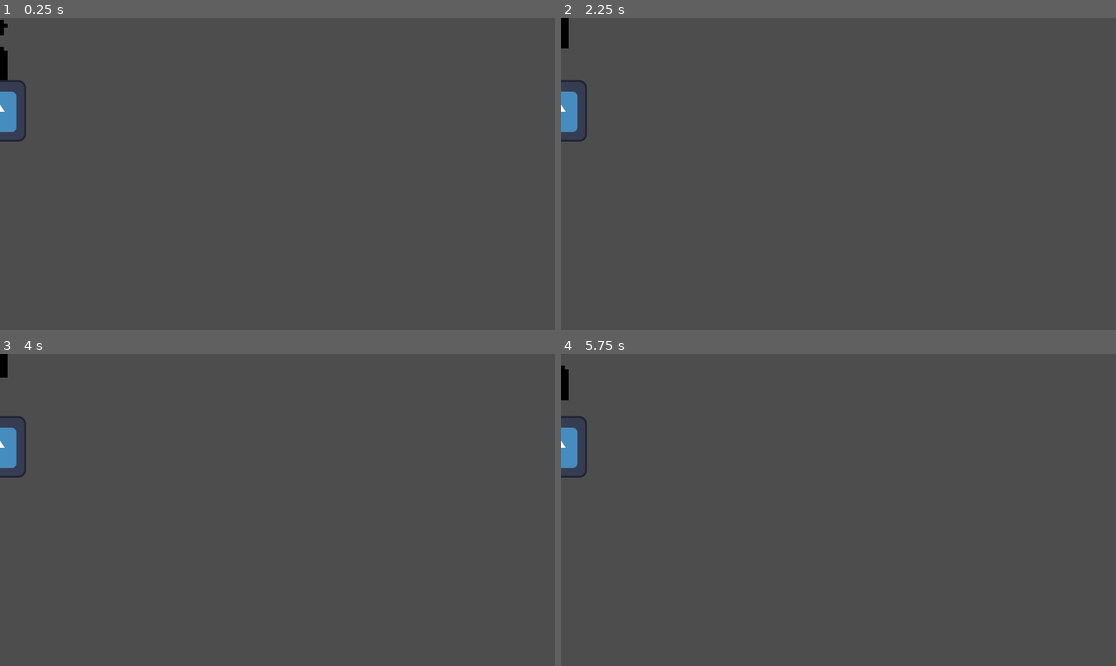
Above: before the commit, frames 1-4 (two rows, left to right).
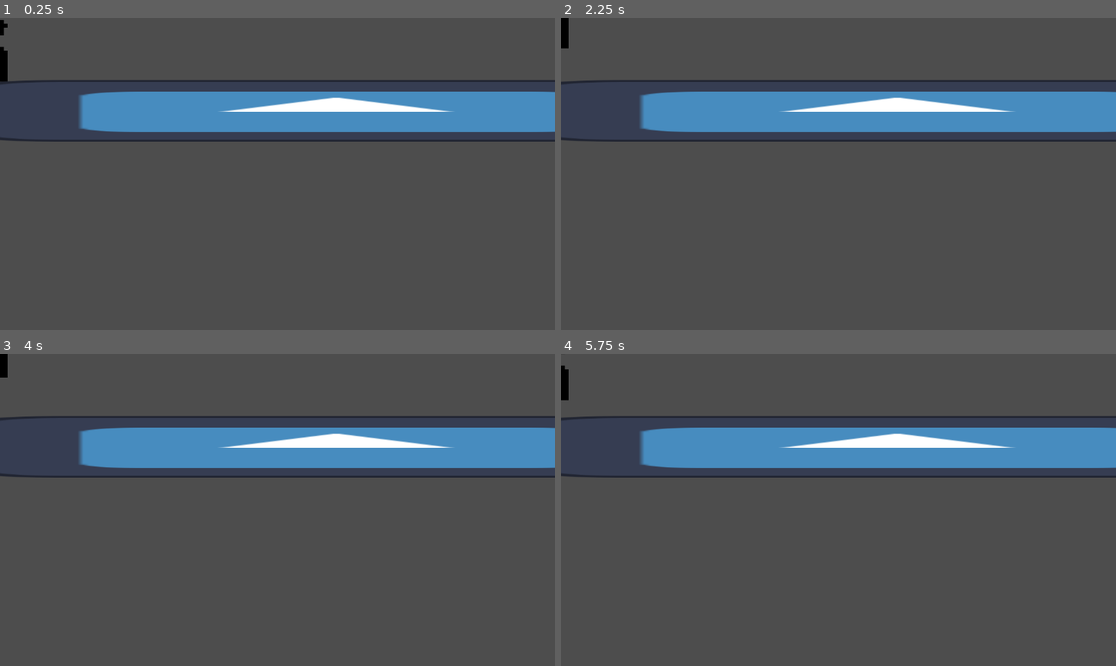
Above: after the commit, the same moments.

Repository: Oscar-Caldarelli/projet_weekend
Game: Godot game, scene res://Scenes/player/node_2d.tscn
Same seed, same stepped clock (60 frames per second), same inputs: the game is played once before the commit and once after it. The engine's default icon, where the game draws it, is replaced by a stand-in: a white triangle on a blue panel in a dark square.
Inputs:
- Up to frame 1 (0.25 s): no input
- Up to frame 2 (2.25 s): tap Enter at 0.5 s; tap Space at 2 s
- Up to frame 3 (4 s): tap Enter at 3.5 s
- Up to frame 4 (5.75 s): tap Space at 5 s

The runs differ from the first frame. In frame 1, 13% of the frame differs, in the area x 0-100%, y 19-40%; in frame 2, 13%; in frame 3, 13%; in frame 4, 13%.

Commit message:
player dash implementation

Diff:
--- a/Scenes/player/node_2d.tscn
+++ b/Scenes/player/node_2d.tscn
@@ -10,6 +10,9 @@
 
 const SPEED = 300.0
 const JUMP_VELOCITY = -400.0
+const DASH_SPEED = 900.0
+var dashing = false
+var canDash = true
 
 
 func _physics_process(delta: float) -> void:
@@ -20,23 +23,40 @@
 	# Handle jump.
 	if Input.is_action_just_pressed(\"ui_accept\") and is_on_floor():
 		velocity.y = JUMP_VELOCITY
-
+	if Input.is_action_just_pressed(\"dash\") and canDash :
+		dashing = true
+		canDash = false
+		$dashTimer.start()
+		$canDashTimer.start()
 	# Get the input direction and handle the movement/deceleration.
 	# As good practice, you should replace UI actions with custom gameplay actions.
 	var direction := Input.get_axis(\"left\", \"right\")
 	if direction:
-		velocity.x = direction * SPEED
+		if dashing:
+			velocity.x = direction * DASH_SPEED
+		else:
+			velocity.x = direction * SPEED
 	else:
 		velocity.x = move_toward(velocity.x, 0, SPEED)
 
 	move_and_slide()
+
+
+
+func _on_dash_timer_timeout() -> void:
+	dashing = false
+
+
+func _on_can_dash_timer_timeout() -> void:
+	canDash = true
+
 "
 
 [sub_resource type="RectangleShape2D" id="RectangleShape2D_1kwx4"]
 size = Vector2(90, 176)
 
 [sub_resource type="RectangleShape2D" id="RectangleShape2D_wffxq"]
-size = Vector2(133, 125)
+size = Vector2(1548, 125)
 
 [node name="Node2D" type="Node2D"]
 
@@ -50,12 +70,23 @@
 position = Vector2(-28, 39)
 shape = SubResource("RectangleShape2D_1kwx4")
 
+[node name="dashTimer" type="Timer" parent="CharacterBody2D"]
+wait_time = 0.2
+
+[node name="canDashTimer" type="Timer" parent="CharacterBody2D"]
+wait_time = 2.0
+
 [node name="StaticBody2D" type="StaticBody2D" parent="."]
 
 [node name="Sprite2D" type="Sprite2D" parent="StaticBody2D"]
-position = Vector2(-10, 193)
+position = Vector2(698, 193)
+scale = Vector2(12.0625, 1)
 texture = ExtResource("2_h76iv")
 
 [node name="CollisionShape2D" type="CollisionShape2D" parent="StaticBody2D"]
-position = Vector2(-7.5, 193.5)
+position = Vector2(700, 193.5)
 shape = SubResource("RectangleShape2D_wffxq")
+
+[connection signal="timeout" from="CharacterBody2D/dashTimer" to="CharacterBody2D" method="_on_dash_timer_timeout"]
+[connection signal="timeout" from="CharacterBody2D/canDashTimer" to="CharacterBody2D" method="_on_canDashTimer_timeout"]
+[connection signal="timeout" from="CharacterBody2D/canDashTimer" to="CharacterBody2D" method="_on_can_dash_timer_timeout"]
--- a/project.godot
+++ b/project.godot
@@ -37,6 +37,11 @@
 "events": [Object(InputEventKey,"resource_local_to_scene":false,"resource_name":"","device":-1,"window_id":0,"alt_press …(192 unchanged characters)…
 ]
 }
+dash={
+"deadzone": 0.5,
+"events": [Object(InputEventKey,"resource_local_to_scene":false,"resource_name":"","device":-1,"window_id":0,"alt_pressed":false,"shift_pressed":false,"ctrl_pressed":false,"meta_pressed":false,"pressed":false,"keycode":0,"physical_keycode":4194325,"key_label":0,"unicode":0,"location":0,"echo":false,"script":null)
+]
+}
 
 [rendering]
 
